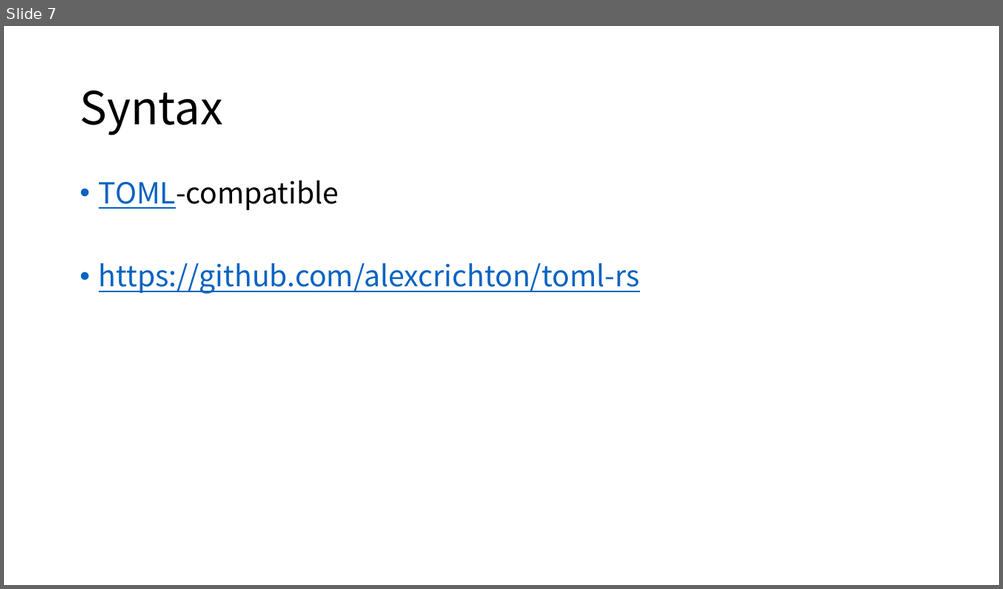
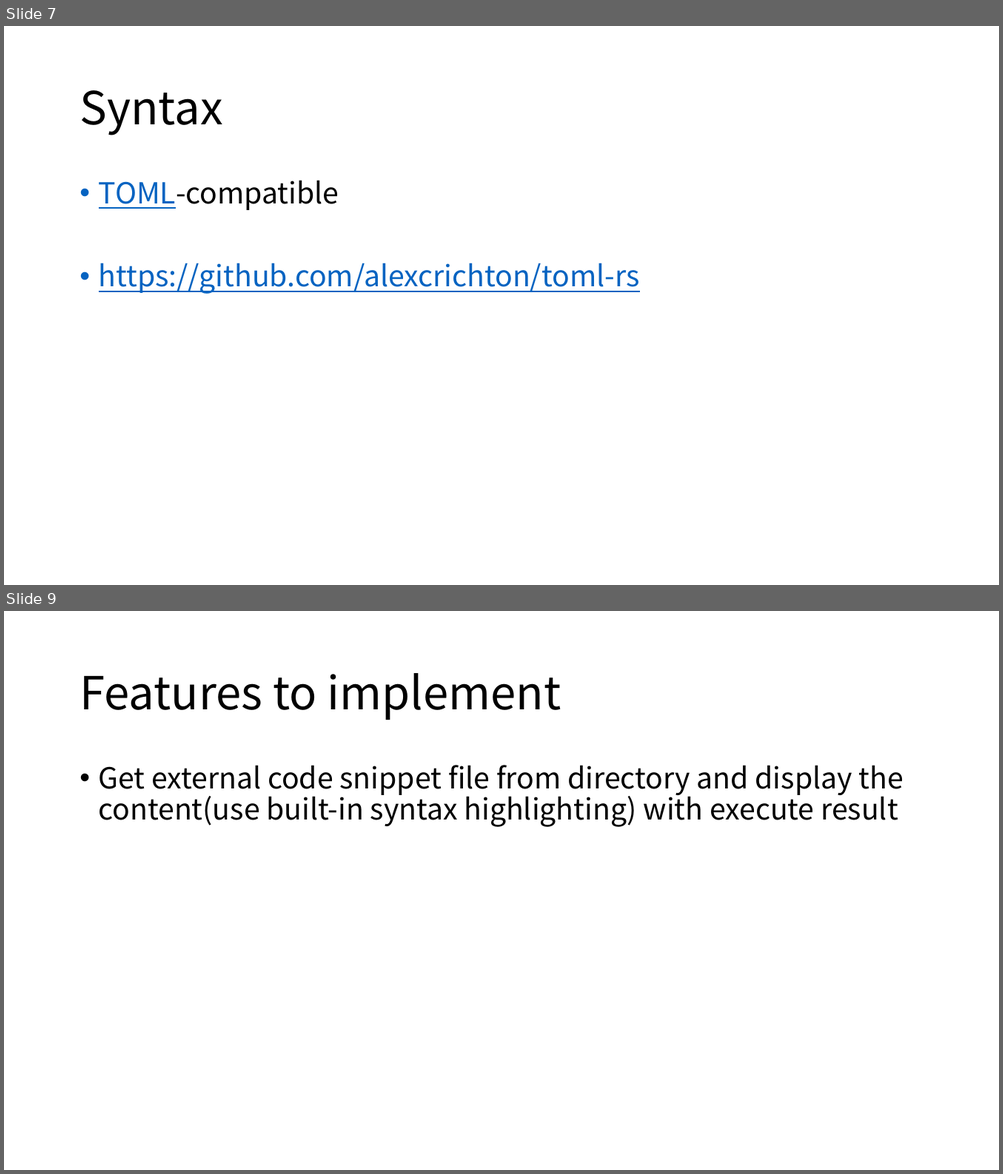
Before and after one commit to hatchling13/rmdprep, a slide deck: layout.pptx. Shown one above the other, each under a label of ours: slide 7 before the commit, slides 7 and 9 after it; the slides between them are not shown. The pictures are 1003x589 and 1003x1174 pixels, drawn with LibreOffice and Linux fonts; fonts in the diff are those of the drawing. Boxes give left, top, right and bottom in pixels: in the first picture for what was removed or moved away, otherwise in the second. Text is boxed around its words. In the diff, an @@ line names an element or a change of style, - is before the commit and + after.

```diff
--- a/layout.pptx
+++ b/layout.pptx
@@ slide 9 added at <box>4,611,999,1170</box>, background #FFFFFF @@
@@ title added at <box>79,673,561,720</box>, 44 pt, text #000000 @@
+Features to implement
@@ text added at <box>99,765,903,827</box>, 28 pt, text #000000 @@
+• Get external code snippet file from directory and display the content(use built-in syntax highlighting) with execute result
```
Also in this commit, not shown: 3 slides changed, 1 slide removed, 1 other file.
